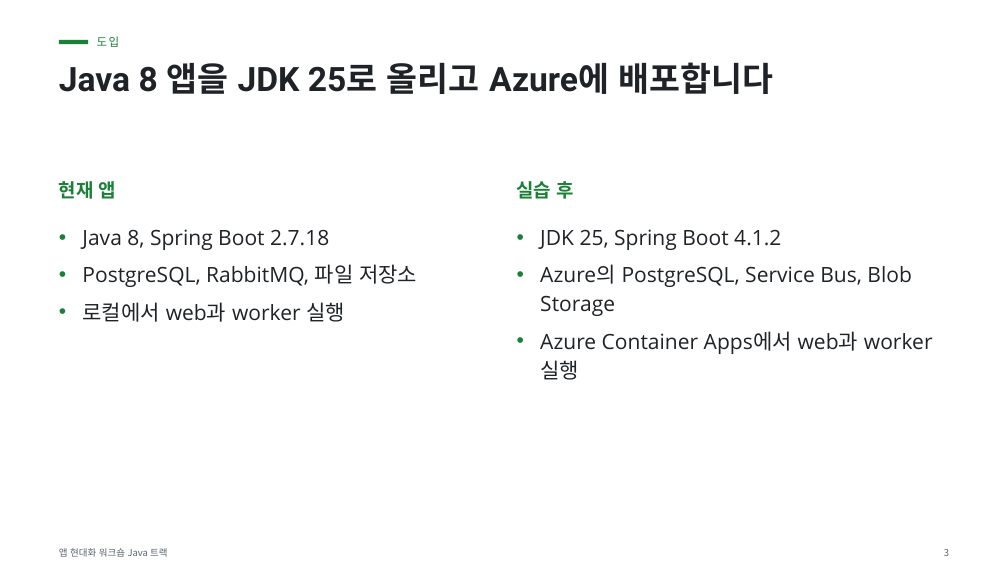
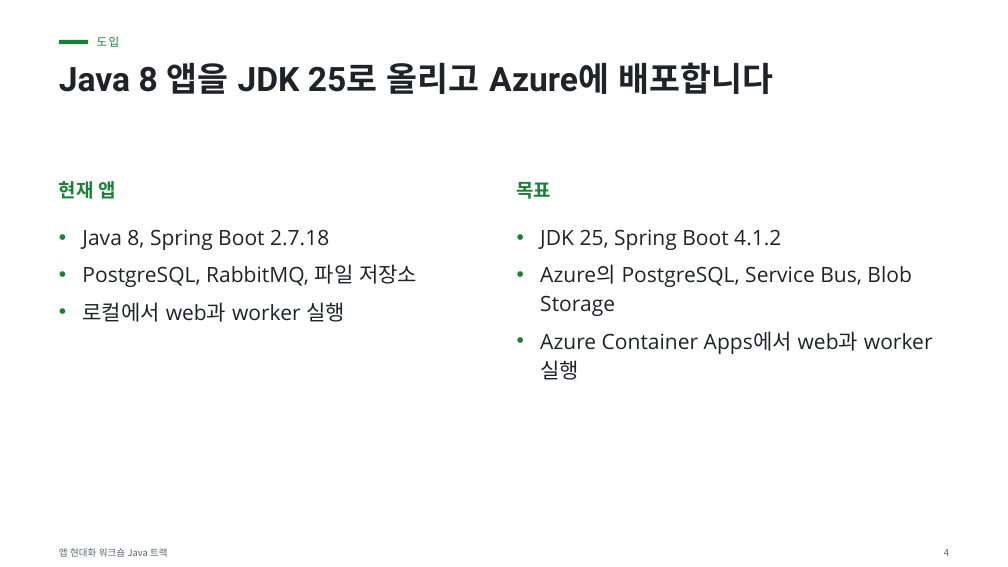
Before and after one commit to devkimchi/app-modernisation-workshop, a slide deck: slide 4 of docs/slides/app-modernisation-workshop-java-instructor.pptx (slide 3 before the commit). Drawn at 1008x567 pixels with LibreOffice and Linux fonts; fonts in the diff are those of the drawing. Boxes give left, top, right and bottom in pixels: in the first picture for what was removed or moved away, otherwise in the second. Text is boxed around its words. In the diff, an @@ line names an element or a change of style, - is before the commit and + after.

```diff
--- a/docs/slides/app-modernisation-workshop-java-instructor.pptx
+++ b/docs/slides/app-modernisation-workshop-java-instructor.pptx
@@ text at bbox=[517, 182, 552, 199]: text changed @@
-실습 후
+목표
@@ page number at bbox=[944, 549, 949, 556]: text changed @@
-3
+4
```
Also in this commit, not shown: 1 other slide changed, 1 slide added.
